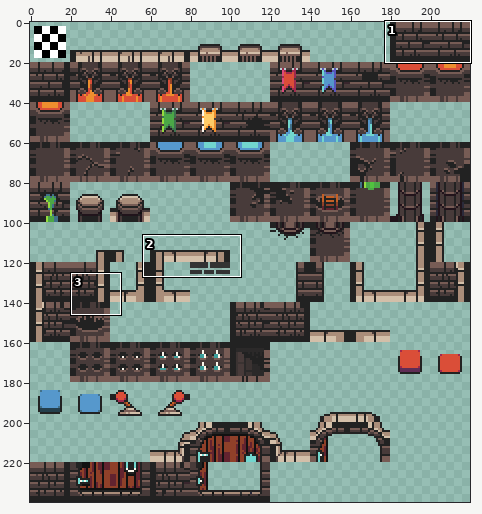
Sprite sheet -- tilesets/tTiles/output_tileset.png. Above, an overview of the earlier version with the close-up marked.
Close-up. Earlier state:
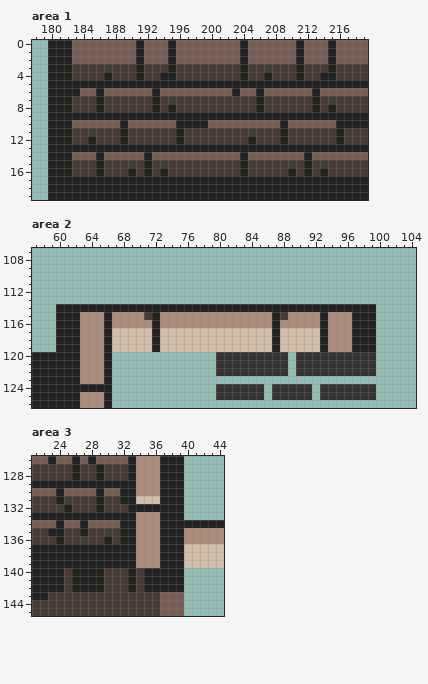
The file is 220x240 pixels. Colours within 5 levels of each other are drawn and written as one. Shown: area 1: x 178..219, y 0..19; area 2: x 57..104, y 107..126; area 3: x 21..44, y 126..145. The commit also changed other parts of the picture, which this record leaves out.
Once edited:
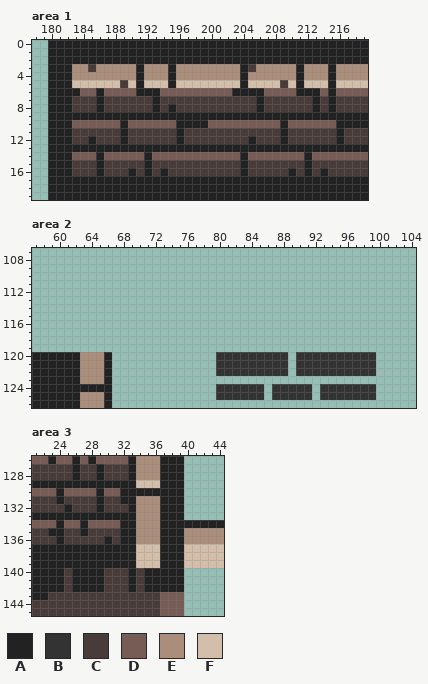
Palette (. is transparent): A #222222  B #333333  C #483b3a  D #775c55  E #aa8d7a  F #d3bfa9
Edits made:
Area 1:
Colour C becomes colour A in row 7 at x 215.
Colour D becomes colour A in rows 0 to 2 at x 183 to 190, 192 to 194, 196 to 203, 205 to 210, 212 to 214 and 216 to 219; in row 6 at x 191 to 192, 204 to 205, 211 to 212 and 215.
Colour A becomes colour C in row 5 at x 189 and 209.
Colour A becomes colour E in row 4 at x 187, 194, 207 and 214.
Colour C becomes colour E in row 3 at x 183 to 184, 186 to 190, 192 to 194, 196 to 203, 206 to 210, 212 to 214 and 216 to 219; in row 4 at x 183 to 186, 188 to 190, 192 to 193, 196 to 203, 205 to 206, 208 to 210, 212 to 213 and 216 to 219.
Colour A becomes colour F in row 5 at x 183 to 188, 190, 192 to 194, 196 to 203, 205 to 208, 210, 212 to 214 and 216 to 219.
Area 2:
Colour A is gone in row 114 at x 60 to 99; in rows 115 to 119 at x 60 to 62, 66, 72, 87, 93 and 97 to 99.
Colour C is gone in row 115 at x 71 and 88.
Colour E is gone in row 115 at x 63 to 65, 67 to 70, 73 to 86, 89 to 92 and 94 to 96; in row 116 at x 63 to 65, 67 to 71, 73 to 86, 88 to 92 and 94 to 96; in rows 117 to 119 at x 63 to 65 and 94 to 96.
Colour F is gone in rows 117 to 119 at x 67 to 71, 73 to 86 and 88 to 92.
Area 3:
Colour E becomes colour A in row 130 at x 34 to 36.
Colour A becomes colour E in row 132 at x 34 to 36.
Colour F becomes colour E in row 131 at x 34 to 36.
Colour E becomes colour F in row 129 at x 34 to 36; in rows 137 to 139 at x 34 to 36.
Where, in picture pixels (left, top, right, bottom), the same in both close-ups:
changed: (72, 40, 368, 104)
erased: (56, 304, 376, 352)
changed: (136, 480, 160, 568)
